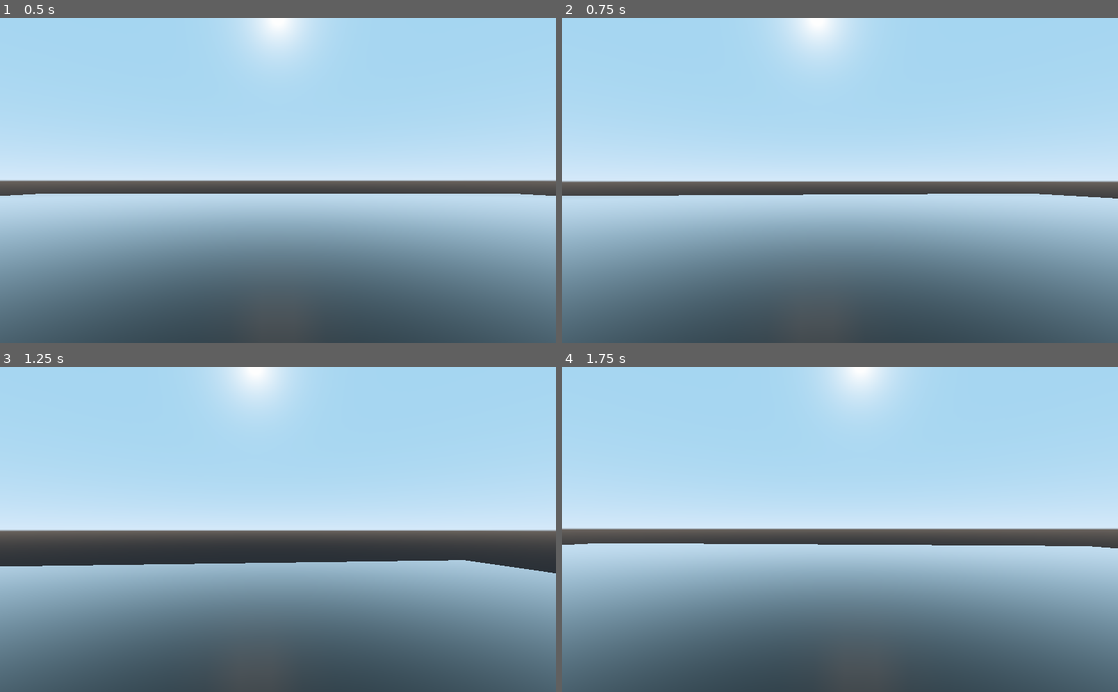
Above: before the commit, frames 1-4 (two rows, left to right).
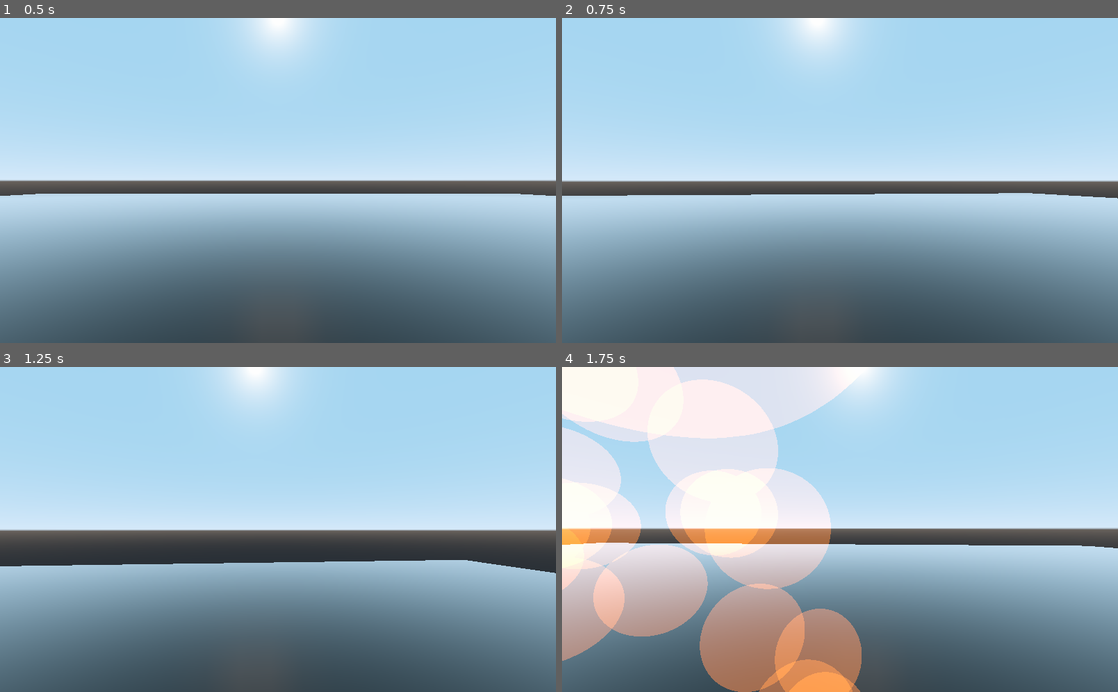
Above: after the commit, the same moments.

Repository: Jshigoodies/Experiment
Game: Godot game, scene res://Testing/TestWorld.tscn
The game is run twice, just before and just after one commit, with the same random seed, the same clock (stepped at 60 frames per second) and the same inputs.
Inputs (mouse positions are in pixels of both pictures, inside the frame that each line leads up to):
- Up to frame 1 (0.5 s): no input
- Up to frame 2 (0.75 s): tap Enter at 0.5 s; move the mouse to (867, 180) at 0.52 s; hold D (right) from 0.53 s (still down); hold W (foward) from 0.53 s (still down)
- Up to frame 3 (1.25 s): keep holding D (right); keep holding W (foward); tap Space (jump) at 0.77 s
- Up to frame 4 (1.75 s): move the mouse to (812, 529) at 1.27 s; release D (right) at 1.28 s; release W (foward) at 1.28 s; hold S (backward) from 1.28 s (still down); tap Shift (sprint) at 1.35 s; tap Space (jump) at 1.52 s

Frame 1 is identical in both runs. In frame 2, 0.3% of the frame differs, in the area x 7-100%, y 50-56%; in frame 3, 0.3%; in frame 4, 39%, in the area x 0-100%, y 0-100%.

Commit message:
added particle trail

Diff:
--- /dev/null
+++ b/Player/Particles.gd
@@ -0,0 +1,5 @@
+extends Particles
+
+
+func _ready():
+	$Particles.local_coords = true
--- a/Player/Player.tscn
+++ b/Player/Player.tscn
@@ -8,6 +8,26 @@
 [sub_resource type="CapsuleMesh" id=1]
 
 [sub_resource type="CapsuleShape" id=2]
+
+[sub_resource type="SpatialMaterial" id=3]
+flags_transparent = true
+flags_unshaded = true
+vertex_color_use_as_albedo = true
+params_blend_mode = 1
+albedo_color = Color( 0.835294, 0.470588, 0.0470588, 0.505882 )
+
+[sub_resource type="ParticlesMaterial" id=4]
+emission_shape = 1
+emission_sphere_radius = 1.0
+direction = Vector3( 0, 0, 1 )
+spread = 5.0
+flatness = 1.0
+gravity = Vector3( 0, 0, 0 )
+initial_velocity = 5.0
+
+[sub_resource type="SphereMesh" id=5]
+radius = 0.2
+height = 0.4
 
 [node name="Player" type="KinematicBody"]
 script = ExtResource( 1 )
@@ -39,5 +59,15 @@
 stream = ExtResource( 4 )
 script = ExtResource( 3 )
 
+[node name="boosterEffect" type="Spatial" parent="."]
+
+[node name="Particles" type="Particles" parent="boosterEffect"]
+material_override = SubResource( 3 )
+amount = 2048
+lifetime = 5.0
+local_coords = false
+process_material = SubResource( 4 )
+draw_pass_1 = SubResource( 5 )
+
 [connection signal="camera_shake" from="." to="CamRoot/Camera" method="_on_Player_camera_shake"]
 [connection signal="camera_shake" from="." to="Audio/AudioStreamPlayer3D" method="_on_Player_camera_shake"]
--- /dev/null
+++ b/Shader/flamethrower.gdshader
@@ -0,0 +1,218 @@
+// Example of particles with orthogonal occlusion using a viewport depth buffer
+// by Wolfe (https://github.com/Wolfe2x7/)
+// MIT License; main body of shader automatically converted from Godot Engine 3.4.2.stable's ParticlesMaterial.
+
+shader_type particles;
+uniform vec3 direction;
+uniform float spread;
+uniform float flatness;
+uniform float initial_linear_velocity;
+uniform float initial_angle;
+uniform float angular_velocity;
+uniform float orbit_velocity;
+uniform float linear_accel;
+uniform float radial_accel;
+uniform float tangent_accel;
+uniform float damping;
+uniform float scale;
+uniform float hue_variation;
+uniform float anim_speed;
+uniform float anim_offset;
+uniform float initial_linear_velocity_random;
+uniform float initial_angle_random;
+uniform float angular_velocity_random;
+uniform float orbit_velocity_random;
+uniform float linear_accel_random;
+uniform float radial_accel_random;
+uniform float tangent_accel_random;
+uniform float damping_random;
+uniform float scale_random;
+uniform float hue_variation_random;
+uniform float anim_speed_random;
+uniform float anim_offset_random;
+uniform float lifetime_randomness;
+uniform vec4 color_value : hint_color;
+uniform int trail_divisor;
+uniform vec3 gravity;
+uniform sampler2D color_ramp;
+
+//
+uniform float occlusion_margin = 0.04;
+uniform float depth_cam_size;  // equal to camera size
+uniform sampler2D depth_map : hint_albedo; // link to viewport texture
+
+uniform float flame_splash;
+//
+
+
+float rand_from_seed(inout uint seed) {
+	int k;
+	int s = int(seed);
+	if (s == 0)
+	s = 305420679;
+	k = s / 127773;
+	s = 16807 * (s - k * 127773) - 2836 * k;
+	if (s < 0)
+		s += 2147483647;
+	seed = uint(s);
+	return float(seed % uint(65536)) / 65535.0;
+}
+
+float rand_from_seed_m1_p1(inout uint seed) {
+	return rand_from_seed(seed) * 2.0 - 1.0;
+}
+
+uint hash(uint x) {
+	x = ((x >> uint(16)) ^ x) * uint(73244475);
+	x = ((x >> uint(16)) ^ x) * uint(73244475);
+	x = (x >> uint(16)) ^ x;
+	return x;
+}
+
+void vertex() {
+	uint base_number = NUMBER / uint(trail_divisor);
+	uint alt_seed = hash(base_number + uint(1) + RANDOM_SEED);
+	float angle_rand = rand_from_seed(alt_seed);
+	float scale_rand = rand_from_seed(alt_seed);
+	float hue_rot_rand = rand_from_seed(alt_seed);
+	float anim_offset_rand = rand_from_seed(alt_seed);
+	float pi = 3.14159;
+	float degree_to_rad = pi / 180.0;
+
+	bool restart = false;
+	float tv = 0.0;
+	if (CUSTOM.y > CUSTOM.w) {
+		restart = true;
+		tv = 1.0;
+	}
+
+	if (RESTART || restart) {
+		uint alt_restart_seed = hash(base_number + uint(301184) + RANDOM_SEED);
+		float tex_linear_velocity = 0.0;
+		float tex_angle = 0.0;
+		float tex_anim_offset = 0.0;
+		float spread_rad = spread * degree_to_rad;
+		{
+			float angle1_rad = rand_from_seed_m1_p1(alt_restart_seed) * spread_rad;
+			float angle2_rad = rand_from_seed_m1_p1(alt_restart_seed) * spread_rad * (1.0 - flatness);
+			vec3 direction_xz = vec3(sin(angle1_rad), 0.0, cos(angle1_rad));
+			vec3 direction_yz = vec3(0.0, sin(angle2_rad), cos(angle2_rad));
+			direction_yz.z = direction_yz.z / max(0.0001,sqrt(abs(direction_yz.z))); // better uniform distribution
+			vec3 spread_direction = vec3(direction_xz.x * direction_yz.z, direction_yz.y, direction_xz.z * direction_yz.z);
+			vec3 direction_nrm = length(direction) > 0.0 ? normalize(direction) : vec3(0.0, 0.0, 1.0);
+			// rotate spread to direction
+			vec3 binormal = cross(vec3(0.0, 1.0, 0.0), direction_nrm);
+			if (length(binormal) < 0.0001) {
+				// direction is parallel to Y. Choose Z as the binormal.
+				binormal = vec3(0.0, 0.0, 1.0);
+			}
+			binormal = normalize(binormal);
+			vec3 normal = cross(binormal, direction_nrm);
+			spread_direction = binormal * spread_direction.x + normal * spread_direction.y + direction_nrm * spread_direction.z;
+			VELOCITY = spread_direction * initial_linear_velocity * mix(1.0, rand_from_seed(alt_restart_seed), initial_linear_velocity_random);
+		}
+		float base_angle = (initial_angle + tex_angle) * mix(1.0, angle_rand, initial_angle_random);
+		CUSTOM.x = base_angle * degree_to_rad;
+		CUSTOM.y = 0.0;
+		CUSTOM.w = (1.0 - lifetime_randomness * rand_from_seed(alt_restart_seed));
+		CUSTOM.z = (anim_offset + tex_anim_offset) * mix(1.0, anim_offset_rand, anim_offset_random);
+		VELOCITY = (EMISSION_TRANSFORM * vec4(VELOCITY, 0.0)).xyz;
+		TRANSFORM = EMISSION_TRANSFORM * TRANSFORM;
+	} else {
+		CUSTOM.y += DELTA / LIFETIME;
+		tv = CUSTOM.y / CUSTOM.w;
+		float tex_linear_velocity = 0.0;
+		float tex_angular_velocity = 0.0;
+		float tex_linear_accel = 0.0;
+		float tex_radial_accel = 0.0;
+		float tex_tangent_accel = 0.0;
+		float tex_damping = 0.0;
+		float tex_angle = 0.0;
+		float tex_anim_speed = 0.0;
+		float tex_anim_offset = 0.0;
+		vec3 force = gravity;
+		vec3 pos = TRANSFORM[3].xyz;
+		// apply linear acceleration
+		force += length(VELOCITY) > 0.0 ? normalize(VELOCITY) * (linear_accel + tex_linear_accel) * mix(1.0, rand_from_seed(alt_seed), linear_accel_random) : vec3(0.0);
+		// apply radial acceleration
+		vec3 org = EMISSION_TRANSFORM[3].xyz;
+		vec3 diff = pos - org;
+		force += length(diff) > 0.0 ? normalize(diff) * (radial_accel + tex_radial_accel) * mix(1.0, rand_from_seed(alt_seed), radial_accel_random) : vec3(0.0);
+		// apply tangential acceleration;
+		vec3 crossDiff = cross(normalize(diff), normalize(gravity));
+		force += length(crossDiff) > 0.0 ? normalize(crossDiff) * ((tangent_accel + tex_tangent_accel) * mix(1.0, rand_from_seed(alt_seed), tangent_accel_random)) : vec3(0.0);
+		// apply attractor forces
+		VELOCITY += force * DELTA;
+		// orbit velocity
+		if (damping + tex_damping > 0.0) {
+			float v = length(VELOCITY);
+			float damp = (damping + tex_damping) * mix(1.0, rand_from_seed(alt_seed), damping_random);
+			v -= damp * DELTA;
+			if (v < 0.0) {
+				VELOCITY = vec3(0.0);
+			} else {
+				VELOCITY = normalize(VELOCITY) * v;
+			}
+		}
+		float base_angle = (initial_angle + tex_angle) * mix(1.0, angle_rand, initial_angle_random);
+		base_angle += CUSTOM.y * LIFETIME * (angular_velocity + tex_angular_velocity) * mix(1.0, rand_from_seed(alt_seed) * 2.0 - 1.0, angular_velocity_random);
+		CUSTOM.x = base_angle * degree_to_rad;
+		CUSTOM.z = (anim_offset + tex_anim_offset) * mix(1.0, anim_offset_rand, anim_offset_random) + CUSTOM.y * (anim_speed + tex_anim_speed) * mix(1.0, rand_from_seed(alt_seed), anim_speed_random);
+		//// Particle occlusion ////
+		vec3 vector = TRANSFORM[3].xyz - EMISSION_TRANSFORM[3].xyz;
+		vec3 x_basis = EMISSION_TRANSFORM[0].xyz;
+		vec3 y_basis = EMISSION_TRANSFORM[1].xyz;
+		vec3 z_basis = EMISSION_TRANSFORM[2].xyz;
+
+		// Get UV for depth map from particle's relative XZ position
+		float x_diff = vector.x * x_basis.x + vector.y * x_basis.y + vector.z * x_basis.z;
+		float z_diff = vector.x * z_basis.x + vector.y * z_basis.y + vector.z * z_basis.z;
+		vec2 drop_map = 2.0 * vec2(x_diff, z_diff) / depth_cam_size;
+		drop_map = 0.5 * (drop_map + vec2(1.0));
+
+		// Get nearest surface depth, as well as relative Y position and velocity
+		float surface = texture(depth_map, drop_map).x;
+		float y_pos = vector.x * y_basis.x + vector.y * y_basis.y + vector.z * y_basis.z;
+		float y_velocity = VELOCITY.x * y_basis.x + VELOCITY.y * y_basis.y + VELOCITY.z * y_basis.z;
+
+		if (y_pos - occlusion_margin + y_velocity * DELTA < surface) {
+			//*// insert "collision" logic here //*//
+			VELOCITY = vec3(0.0);
+			VELOCITY += x_basis * flame_splash * (-0.5 + rand_from_seed(alt_seed));
+			VELOCITY += z_basis * flame_splash * (-0.5 + rand_from_seed(alt_seed));
+			//ACTIVE = false;  // or cull particle on contact
+		}
+		////////
+	}
+	float tex_scale = 1.0;
+	float tex_hue_variation = 0.0;
+	float hue_rot_angle = (hue_variation + tex_hue_variation) * pi * 2.0 * mix(1.0, hue_rot_rand * 2.0 - 1.0, hue_variation_random);
+	float hue_rot_c = cos(hue_rot_angle);
+	float hue_rot_s = sin(hue_rot_angle);
+	mat4 hue_rot_mat = mat4(vec4(0.299, 0.587, 0.114, 0.0),
+			vec4(0.299, 0.587, 0.114, 0.0),
+			vec4(0.299, 0.587, 0.114, 0.0),
+			vec4(0.000, 0.000, 0.000, 1.0)) +
+		mat4(vec4(0.701, -0.587, -0.114, 0.0),
+			vec4(-0.299, 0.413, -0.114, 0.0),
+			vec4(-0.300, -0.588, 0.886, 0.0),
+			vec4(0.000, 0.000, 0.000, 0.0)) * hue_rot_c +
+		mat4(vec4(0.168, 0.330, -0.497, 0.0),
+			vec4(-0.328, 0.035,  0.292, 0.0),
+			vec4(1.250, -1.050, -0.203, 0.0),
+			vec4(0.000, 0.000, 0.000, 0.0)) * hue_rot_s;
+	COLOR = hue_rot_mat * textureLod(color_ramp, vec2(tv, 0.0), 0.0) * color_value;
+
+	TRANSFORM[0].xyz = normalize(TRANSFORM[0].xyz);
+	TRANSFORM[1].xyz = normalize(TRANSFORM[1].xyz);
+	TRANSFORM[2].xyz = normalize(TRANSFORM[2].xyz);
+	float base_scale = tex_scale * mix(scale, 1.0, scale_random * scale_rand);
+	if (base_scale < 0.000001) {
+		base_scale = 0.000001;
+	}
+	TRANSFORM[0].xyz *= base_scale;
+	TRANSFORM[1].xyz *= base_scale;
+	TRANSFORM[2].xyz *= base_scale;
+	if (CUSTOM.y > CUSTOM.w) {		ACTIVE = false;
+	}
+}
--- a/project.godot
+++ b/project.godot
@@ -13,6 +13,10 @@
 config/name="Experiment"
 run/main_scene="res://Testing/TestWorld.tscn"
 config/icon="res://icon.png"
+
+[display]
+
+window/stretch/mode="viewport"
 
 [gui]
 
Not shown: 1 places in Player/Player.tscn that only renumber resources
Not shown, changed: export_presets.cfg
